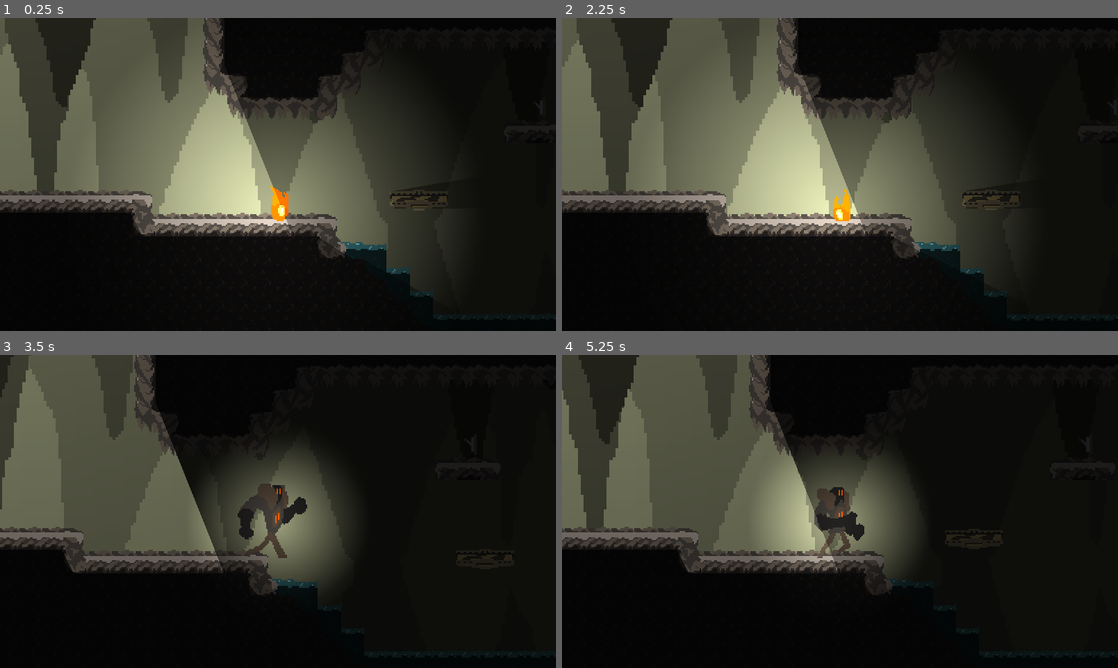
Above: before the commit, frames 1-4 (two rows, left to right).
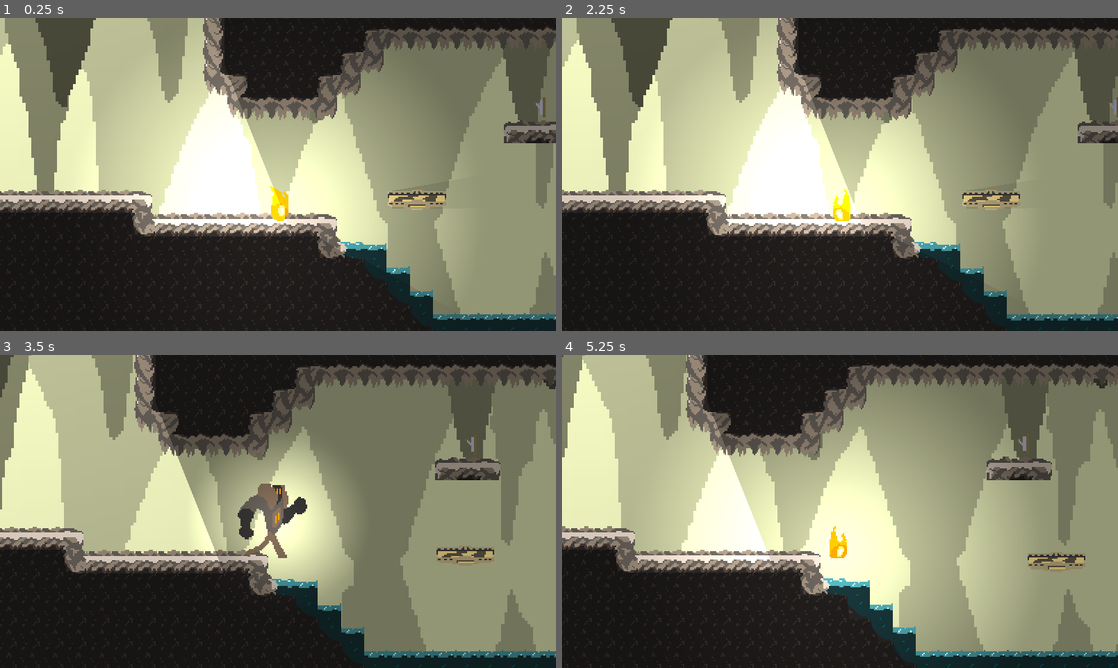
Above: after the commit, the same moments.

Repository: gcarlson/WildJam66
Game: Godot game, scene res://Assets/Scenes/level_1.tscn
Same seed, same stepped clock (60 frames per second), same inputs: the game is played once before the commit and once after it. This scene is started directly instead of the project's main scene.
Inputs (mouse positions are in pixels of both pictures, inside the frame that each line leads up to):
- Up to frame 1 (0.25 s): no input
- Up to frame 2 (2.25 s): tap Enter (ui_accept) at 0.5, 0.77, 1.52, 2 s; move the mouse to (962, 158) at 0.52 s; hold Right (ui_right) 0.53-2.03 s; tap F (switch_form) at 0.6, 1.55, 2.1 s; move the mouse to (728, 190) at 1.27 s; click (728, 190) at 1.35 s; move the mouse to (895, 105) at 2.02 s; hold Left (ui_left) from 2.03 s (still down)
- Up to frame 3 (3.5 s): move the mouse to (250, 574) at 2.77 s; release Left (ui_left) at 2.78 s; hold Right (ui_right) from 2.78 s (still down); tap F (switch_form) at 2.85 s; tap Enter (ui_accept) at 3.02 s
- Up to frame 4 (5.25 s): move the mouse to (1006, 558) at 3.52 s; click (1006, 558) at 3.6 s; tap Enter (ui_accept) at 3.77, 4.52 s; tap F (switch_form) at 3.8, 4.35, 5.1 s; move the mouse to (673, 464) at 4.27 s; release Right (ui_right) at 4.28 s; hold Left (ui_left) 4.28-5.03 s; move the mouse to (867, 511) at 5.02 s; hold Right (ui_right) from 5.03 s (still down)

The runs differ from the first frame. In frame 1, 73% of the frame differs, in the area x 0-100%, y 0-100%; in frame 2, 72%; in frame 3, 77%; in frame 4, 81%.

Commit message:
Added longer pause to level 2 first platform

Diff:
--- a/Assets/Scenes/BenDrowned.gd
+++ b/Assets/Scenes/BenDrowned.gd
@@ -2,5 +2,5 @@
 
 func _on_area_2d_body_entered(body):
 	if body.is_in_group("Player"):
-		body.swap_forms()
+		body.call_deferred("swap_forms")
 		call_deferred("queue_free")
--- a/Assets/Scenes/Player.gd
+++ b/Assets/Scenes/Player.gd
@@ -76,13 +76,13 @@
 			stop_dash()
 			return
 
-	if Input.is_action_just_pressed("switch_form") and can_swap and (armored or not armor_detector.overlaps_body(tilemap)):
+	if Input.is_action_just_pressed("switch_form") and can_swap and not anim_locked and (armored or not armor_detector.overlaps_body(tilemap)):
 		swap_forms()
 
 	# Get the input direction and handle the movement/deceleration.
 	# As good practice, you should replace UI actions with custom gameplay actions.
 	var direction = Input.get_axis("ui_left", "ui_right")
-	if direction:
+	if direction and not anim_locked:
 		if armored:
 			velocity.x = direction * SPEED * .7
 		else:
--- a/Assets/Scenes/level_1.tscn
+++ b/Assets/Scenes/level_1.tscn
@@ -95,10 +95,10 @@
 tracks/0/interp = 1
 tracks/0/loop_wrap = true
 tracks/0/keys = {
-"times": PackedFloat32Array(0, 0.2, 2, 2.2, 4),
+"times": PackedFloat32Array(0, 0.5, 2, 2.5, 4),
 "transitions": PackedFloat32Array(1, 1, 1, 1, 1),
 "update": 0,
-"values": [Vector2(916, 72), Vector2(916, 72), Vector2(1078, 98), Vector2(1061.8, 95.4), Vector2(916, 72)]
+"values": [Vector2(916, 72), Vector2(916, 72), Vector2(1078, 98), Vector2(1078, 98), Vector2(916, 72)]
 }
 
 [sub_resource type="AnimationLibrary" id="AnimationLibrary_i5t8e"]
@@ -153,9 +153,11 @@
 centered = false
 
 [node name="CanvasModulate" type="CanvasModulate" parent="ParallaxBackground"]
+visible = false
 color = Color(0.0980392, 0.0980392, 0.0980392, 1)
 
 [node name="CanvasModulate" type="CanvasModulate" parent="."]
+visible = false
 color = Color(0.211765, 0.211765, 0.211765, 1)
 
 [node name="DirectionalLight2D" type="DirectionalLight2D" parent="."]
--- a/project.godot
+++ b/project.godot
@@ -51,6 +51,22 @@
 , Object(InputEventKey,"resource_local_to_scene":false,"resource_name":"","device":-1,"window_id":0,"alt_pressed":false,"shift_pressed":false,"ctrl_pressed":false,"meta_pressed":false,"pressed":false,"keycode":0,"physical_keycode":68,"key_label":0,"unicode":100,"echo":false,"script":null)
 ]
 }
+ui_up={
+"deadzone": 0.5,
+"events": [Object(InputEventKey,"resource_local_to_scene":false,"resource_name":"","device":0,"window_id":0,"alt_pressed":false,"shift_pressed":false,"ctrl_pressed":false,"meta_pressed":false,"pressed":false,"keycode":4194320,"physical_keycode":0,"key_label":0,"unicode":0,"echo":false,"script":null)
+, Object(InputEventJoypadButton,"resource_local_to_scene":false,"resource_name":"","device":0,"button_index":11,"pressure":0.0,"pressed":false,"script":null)
+, Object(InputEventJoypadMotion,"resource_local_to_scene":false,"resource_name":"","device":0,"axis":1,"axis_value":-1.0,"script":null)
+, Object(InputEventKey,"resource_local_to_scene":false,"resource_name":"","device":-1,"window_id":0,"alt_pressed":false,"shift_pressed":false,"ctrl_pressed":false,"meta_pressed":false,"pressed":false,"keycode":0,"physical_keycode":87,"key_label":0,"unicode":119,"echo":false,"script":null)
+]
+}
+ui_down={
+"deadzone": 0.5,
+"events": [Object(InputEventKey,"resource_local_to_scene":false,"resource_name":"","device":0,"window_id":0,"alt_pressed":false,"shift_pressed":false,"ctrl_pressed":false,"meta_pressed":false,"pressed":false,"keycode":4194322,"physical_keycode":0,"key_label":0,"unicode":0,"echo":false,"script":null)
+, Object(InputEventJoypadButton,"resource_local_to_scene":false,"resource_name":"","device":0,"button_index":12,"pressure":0.0,"pressed":false,"script":null)
+, Object(InputEventJoypadMotion,"resource_local_to_scene":false,"resource_name":"","device":0,"axis":1,"axis_value":1.0,"script":null)
+, Object(InputEventKey,"resource_local_to_scene":false,"resource_name":"","device":-1,"window_id":0,"alt_pressed":false,"shift_pressed":false,"ctrl_pressed":false,"meta_pressed":false,"pressed":false,"keycode":0,"physical_keycode":83,"key_label":0,"unicode":115,"echo":false,"script":null)
+]
+}
 switch_form={
 "deadzone": 0.5,
 "events": [Object(InputEventKey,"resource_local_to_scene":false,"resource_name":"","device":-1,"window_id":0,"alt_pressed":false,"shift_pressed":false,"ctrl_pressed":false,"meta_pressed":false,"pressed":false,"keycode":0,"physical_keycode":70,"key_label":0,"unicode":102,"echo":false,"script":null)
